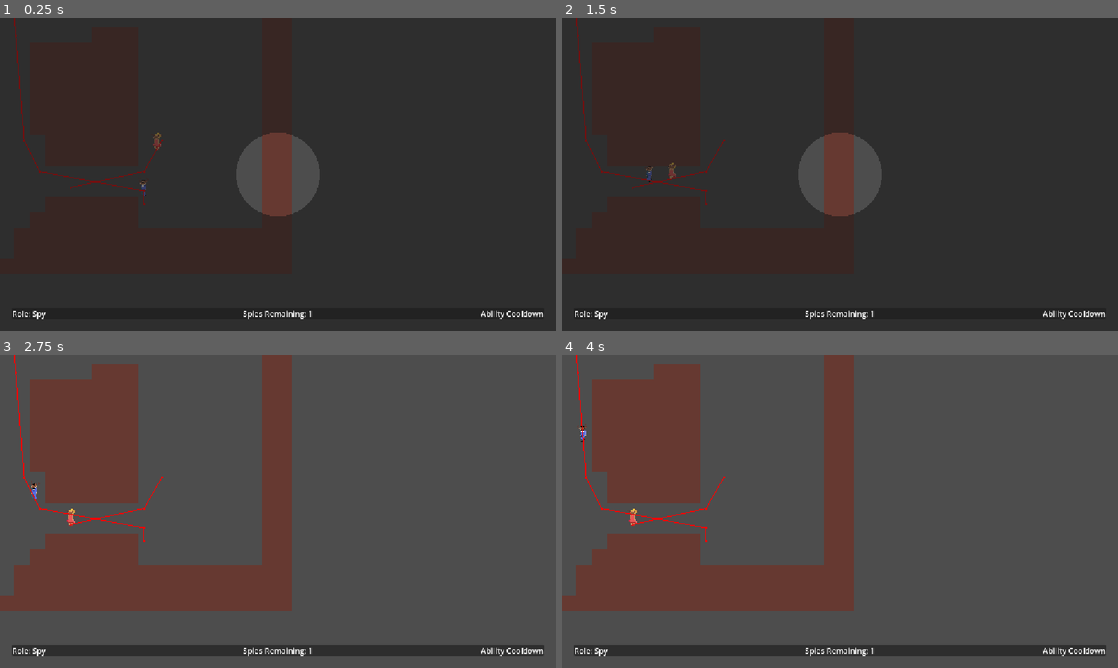
Above: before the commit, frames 1-4 (two rows, left to right).
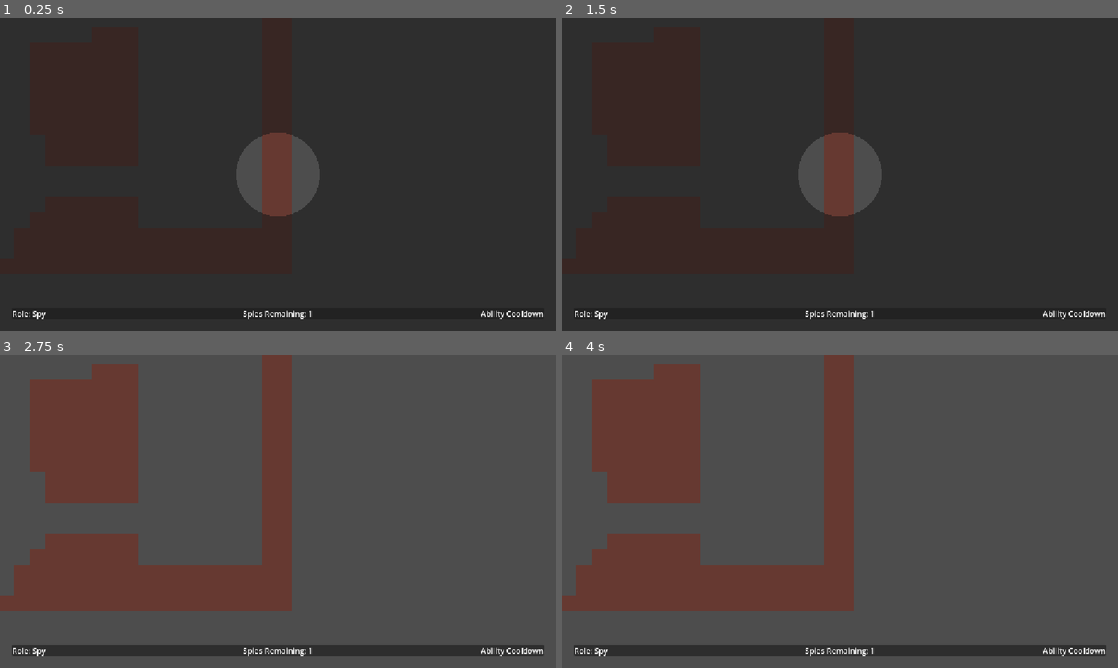
Above: after the commit, the same moments.

Repository: amelecanape/ippgamejam
Game: Godot game, scene res://scenes/round.tscn
The game is run twice, just before and just after one commit, with the same random seed, the same clock (stepped at 60 frames per second) and the same inputs. This scene is started directly instead of the project's main scene. The engine's default icon, where the game draws it, is replaced by a stand-in: a white triangle on a blue panel in a dark square.
Inputs (mouse positions are in pixels of both pictures, inside the frame that each line leads up to):
- Up to frame 1 (0.25 s): no input
- Up to frame 2 (1.5 s): move the mouse to (962, 158) at 0.52 s; tap A (character_move_neg_x) at 0.6 s; move the mouse to (728, 190) at 1.27 s; tap W (character_move_neg_y) at 1.35 s
- Up to frame 3 (2.75 s): move the mouse to (333, 442) at 2.02 s; tap D (character_move_pos_x) at 2.1 s
- Up to frame 4 (4 s): move the mouse to (812, 574) at 2.77 s; tap S (character_move_pos_y) at 2.85 s; tap Enter at 3.5 s; move the mouse to (1006, 558) at 3.52 s; click (1006, 558) at 3.6 s

The runs differ from the first frame. In frame 1, 0.3% of the frame differs, in the area x 2-30%, y 0-60%; in frame 2, 0.3%; in frame 3, 0.3%; in frame 4, 0.3%.
Error before the commit: Out of bounds get index '-1' (on base: 'Array[int]') (res://scripts/game.gd:96)
Error after the commit: Out of bounds get index '-1' (on base: 'Array[int]') (res://scripts/game.gd:98)

Commit message:
added bugging_task

Diff:
--- a/scenes/npc_character.tscn
+++ b/scenes/npc_character.tscn
@@ -2,7 +2,6 @@
 
 [ext_resource type="PackedScene" uid="uid://t8mmamu4wuxp" path="res://scenes/masked_character.tscn" id="1_xtrxv"]
 [ext_resource type="Script" uid="uid://csmplxdsp3nj0" path="res://scripts/npc_control.gd" id="2_5hyqr"]
-[ext_resource type="PackedScene" uid="uid://byb1qo8kxt12x" path="res://scenes/tasks/npc_bugging_task.tscn" id="3_cst7n"]
 
 [node name="NPCCharacter" unique_id=296287983 instance=ExtResource("1_xtrxv")]
 script = ExtResource("2_5hyqr")
@@ -19,5 +18,3 @@
 
 [node name="CharacterSprite" parent="Graphics" parent_id_path=PackedInt32Array(923991376) index="0" unique_id=1673587675]
 y_sort_enabled = false
-
-[node name="NPCBuggingTask" parent="." index="5" unique_id=574432315 instance=ExtResource("3_cst7n")]
--- a/scenes/round.tscn
+++ b/scenes/round.tscn
@@ -17,6 +17,8 @@
 [ext_resource type="PackedScene" uid="uid://ckn8trj0hewsk" path="res://scenes/mask/troll_mask.tscn" id="13_o6psv"]
 [ext_resource type="PackedScene" uid="uid://cl2e22x15c8lq" path="res://scenes/mask/wolf_mask.tscn" id="14_p7exr"]
 [ext_resource type="Script" uid="uid://okem3v4rp2nv" path="res://scripts/masked_character_spawner.gd" id="15_41cje"]
+[ext_resource type="Script" uid="uid://cah2dafpl1m6n" path="res://scripts/TaskManager.gd" id="15_h7eg2"]
+[ext_resource type="PackedScene" uid="uid://byb1qo8kxt12x" path="res://scenes/tasks/npc_bugging_task.tscn" id="16_h7eg2"]
 [ext_resource type="PackedScene" uid="uid://bej1u150n5oyp" path="res://scenes/map.tscn" id="17_hnppa"]
 
 [sub_resource type="ShaderMaterial" id="ShaderMaterial_g6yuj"]
@@ -31,16 +33,22 @@
 player_sprite_frames = Array[SpriteFrames]([ExtResource("6_vtaks"), ExtResource("5_0tnpc"), ExtResource("4_gee14"), ExtResource("3_u5sy4")])
 masks_scenes = Array[PackedScene]([ExtResource("7_hnppa"), ExtResource("8_41cje"), ExtResource("9_h7eg2"), ExtResource("4_lbhrr"), ExtResource("11_ejohc"), ExtResource("12_64kk8"), ExtResource("13_o6psv"), ExtResource("14_p7exr")])
 
+[node name="TaskManager" type="Node" parent="." unique_id=1945994480]
+script = ExtResource("15_h7eg2")
+npc_bugging_task_scene = ExtResource("16_h7eg2")
+metadata/_custom_type_script = "uid://cah2dafpl1m6n"
+
 [node name="RoundStartDelay" type="Timer" parent="." unique_id=1114077709]
 unique_name_in_owner = true
 wait_time = 2.0
 one_shot = true
 
-[node name="MaskedCharacterSpawner" type="MultiplayerSpawner" parent="." unique_id=374073348 node_paths=PackedStringArray("map")]
+[node name="MaskedCharacterSpawner" type="MultiplayerSpawner" parent="." unique_id=374073348 node_paths=PackedStringArray("map", "task_manager")]
 unique_name_in_owner = true
 spawn_path = NodePath("../ySorted")
 script = ExtResource("15_41cje")
 map = NodePath("../Map")
+task_manager = NodePath("../TaskManager")
 npc_scene = ExtResource("3_lnu2h")
 player_scene = ExtResource("9_0tnpc")
 skins_sprite_frames = Array[SpriteFrames]([ExtResource("6_vtaks"), ExtResource("4_gee14"), ExtResource("3_u5sy4"), ExtResource("5_0tnpc")])
@@ -114,4 +122,5 @@
 size_flags_horizontal = 4
 text = "Spies Remaining: 1"
 
+[connection signal="all_tasks_finished" from="TaskManager" to="." method="_on_task_manager_all_tasks_finished"]
 [connection signal="timeout" from="RoundStartDelay" to="." method="_on_round_start_delay_timeout"]
--- a/scenes/tasks/npc_bugging_task.tscn
+++ b/scenes/tasks/npc_bugging_task.tscn
@@ -1,11 +1,38 @@
 [gd_scene format=3 uid="uid://byb1qo8kxt12x"]
 
 [ext_resource type="Script" uid="uid://0wiaxfbd0usk" path="res://scripts/tasks/npc_bugging_task.gd" id="1_o1a1c"]
+[ext_resource type="Texture2D" uid="uid://4q335xxs2p" path="res://assets/icon.svg" id="2_7jubi"]
+
+[sub_resource type="CapsuleShape2D" id="CapsuleShape2D_o1a1c"]
+radius = 15.0
+height = 56.0
 
 [node name="NPCBuggingTask" type="Node2D" unique_id=574432315]
 script = ExtResource("1_o1a1c")
 metadata/_custom_type_script = "uid://0wiaxfbd0usk"
 
 [node name="Area2D" type="Area2D" parent="." unique_id=252215497]
+collision_layer = 0
+collision_mask = 2
 
 [node name="CollisionShape2D" type="CollisionShape2D" parent="Area2D" unique_id=1969327653]
+rotation = 1.5707964
+shape = SubResource("CapsuleShape2D_o1a1c")
+
+[node name="Node2D" type="Node2D" parent="." unique_id=1619038607]
+z_index = -1
+position = Vector2(-0.5, 0.4999981)
+scale = Vector2(0.4453125, 0.24218749)
+
+[node name="Progress" type="TextureProgressBar" parent="Node2D" unique_id=1214011195]
+unique_name_in_owner = true
+offset_left = -64.00001
+offset_top = -63.999996
+offset_right = 63.999992
+offset_bottom = 64.0
+fill_mode = 4
+texture_progress = ExtResource("2_7jubi")
+
+[connection signal="area_entered" from="Area2D" to="." method="_on_area_2d_area_entered"]
+[connection signal="body_entered" from="Area2D" to="." method="_on_area_2d_body_entered"]
+[connection signal="body_exited" from="Area2D" to="." method="_on_area_2d_body_exited"]
--- a/scripts/TaskManager.gd
+++ b/scripts/TaskManager.gd
@@ -1,13 +1,33 @@
 class_name TaskManager extends Node
 
 signal all_tasks_finished()
-signal task_finished()
+signal task_finished(amount: int)
 
-@export var amount_of_tasks : int = 5
+@export var amount_of_tasks : int = 0
 
 ### Bugging NPC task
-@export var important_npc : Array[NPCControl]
+@export var bugging_npc_tasks : Dictionary[int, NPCBuggingTask] = {}
 @export var npc_bugging_task_scene: PackedScene
 
+func _on_task_finished() -> void:
+	amount_of_tasks -= 1
+	task_finished.emit(amount_of_tasks)
+	if amount_of_tasks <= 0:
+		all_tasks_finished.emit()
+
 func add_important_npc(npc: NPCControl) -> void:
-	important_npc.append(npc)
+	amount_of_tasks += 1
+	var bugging_task : NPCBuggingTask = npc_bugging_task_scene.instantiate()
+	npc.add_child(bugging_task, true)
+	bugging_task.finished_bugging.connect(_on_finished_bugging_task)
+	bugging_npc_tasks[npc.npc_id] = bugging_task
+
+func _on_finished_bugging_task(bugging_task: NPCBuggingTask):
+	var npc : NPCControl = bugging_task.get_parent() as NPCControl
+	_finished_bugging_npc.rpc(npc.npc_id)
+
+@rpc("call_local", "any_peer")
+func _finished_bugging_npc(npc_id: int) -> void:
+	bugging_npc_tasks[npc_id].queue_free()
+	bugging_npc_tasks.erase(npc_id)
+	_on_task_finished()
--- a/scripts/game.gd
+++ b/scripts/game.gd
@@ -14,7 +14,7 @@
 @onready var spotlight : PanelContainer = $%SpotlightPanel
 const INITIAL_SPOTLIGHT_RADIUS : float = 0.15
 
-@export var amount_of_npcs : int = 10
+@export var amount_of_npcs : int = 1
 @onready var masked_spawner : MaskedCharacterSpawner = $%MaskedCharacterSpawner
 
 @export var detective_amount_of_bullets : int = 4
@@ -91,7 +91,9 @@
 	for i in range(amount_of_npcs):
 		masked_spawner.spawn({"spawn_point": _get_random_spawn(),\
 							  "skin_index":  _get_random_skin_index(),\
-							  "mask_index":  _get_random_mask_index()})
+							  "mask_index":  _get_random_mask_index(),\
+							  "npc_id": i,\
+							  "important": true})
 	var random_detective : int = randi_range(0, Lobby.connected_players.size() - 1)
 	var detective_id : int = Lobby.connected_players.keys()[random_detective]
 	for id in Lobby.connected_players:
@@ -109,3 +111,9 @@
 	player_role.emit(role)
 	role_label.text = ROLE_DETECTIVE if role == PlayerControl.PLAYER_ROLE.DETECTIVE\
 							else ROLE_SPY
+
+func _on_task_manager_all_tasks_finished() -> void:
+	if not multiplayer.is_server():
+		return
+	print("Spies won!")
+	round_end.emit(false)
--- a/scripts/masked_character_spawner.gd
+++ b/scripts/masked_character_spawner.gd
@@ -1,6 +1,7 @@
 class_name MaskedCharacterSpawner extends MultiplayerSpawner
 
 @export var map : Map
+@export var task_manager : TaskManager
 
 @export var npc_scene : PackedScene
 @export var player_scene : PackedScene
@@ -25,8 +26,11 @@
 	else:
 		var npc : NPCControl = npc_scene.instantiate() as NPCControl
 		npc.navigation_region = map.nav_region
+		npc.npc_id = data["npc_id"]
 		masked = npc
 		masked.died.connect((get_parent() as Round)._on_npc_died)
+		if data["important"]:
+			task_manager.add_important_npc(npc)
 	return _configure_masked(data, masked)
 
 func _configure_masked(data, masked : MaskedCharacter) -> MaskedCharacter:
--- a/scripts/npc_control.gd
+++ b/scripts/npc_control.gd
@@ -8,6 +8,8 @@
 @export var find_new_target_min_delay : float = 1
 var find_new_target_delay_cnt : float = 0
 var waiting_for_next_target : bool = true
+
+@export var npc_id : int = 0
 
 func _ready() -> void:
 	super._ready()
--- a/scripts/tasks/npc_bugging_task.gd
+++ b/scripts/tasks/npc_bugging_task.gd
@@ -2,6 +2,37 @@
 
 signal finished_bugging()
 
-@export var bugging_increase_rate: float = 10
+@export var bugging_increase_rate: float = 25
 @export var bugging_decline_rate: float = 5
 var bugged_porcentage: float = 0
+
+@onready var progress : TextureProgressBar = $%Progress
+
+var player_inside_bugging_area : bool = false
+
+func _process(delta: float) -> void:
+	progress.value = bugged_porcentage
+	if bugged_porcentage >= 100:
+		return
+	if player_inside_bugging_area:
+		bugged_porcentage += bugging_increase_rate * delta
+		if bugged_porcentage >= 100:
+			print("bugged npc!")
+			finished_bugging.emit(self)
+	else:
+		bugged_porcentage -= bugging_decline_rate * delta
+		if bugged_porcentage < 0:
+			bugged_porcentage = 0
+
+func _on_area_2d_body_entered(body: Node2D) -> void:
+	var player : PlayerControl = body as PlayerControl
+	if player and player.role == PlayerControl.PLAYER_ROLE.SPY\
+			  and player.player == multiplayer.get_unique_id():
+		player_inside_bugging_area = true
+
+
+func _on_area_2d_body_exited(body: Node2D) -> void:
+	var player : PlayerControl = body as PlayerControl
+	if player and player.role == PlayerControl.PLAYER_ROLE.SPY\
+			  and player.player == multiplayer.get_unique_id():
+		player_inside_bugging_area = false
